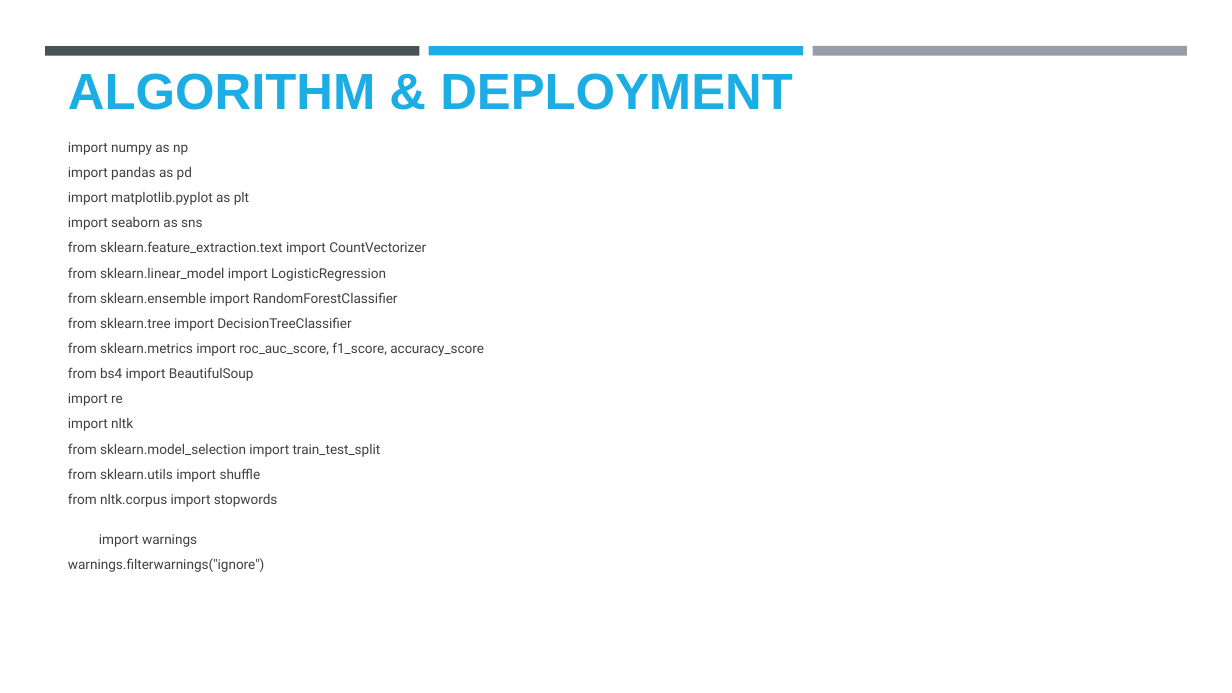
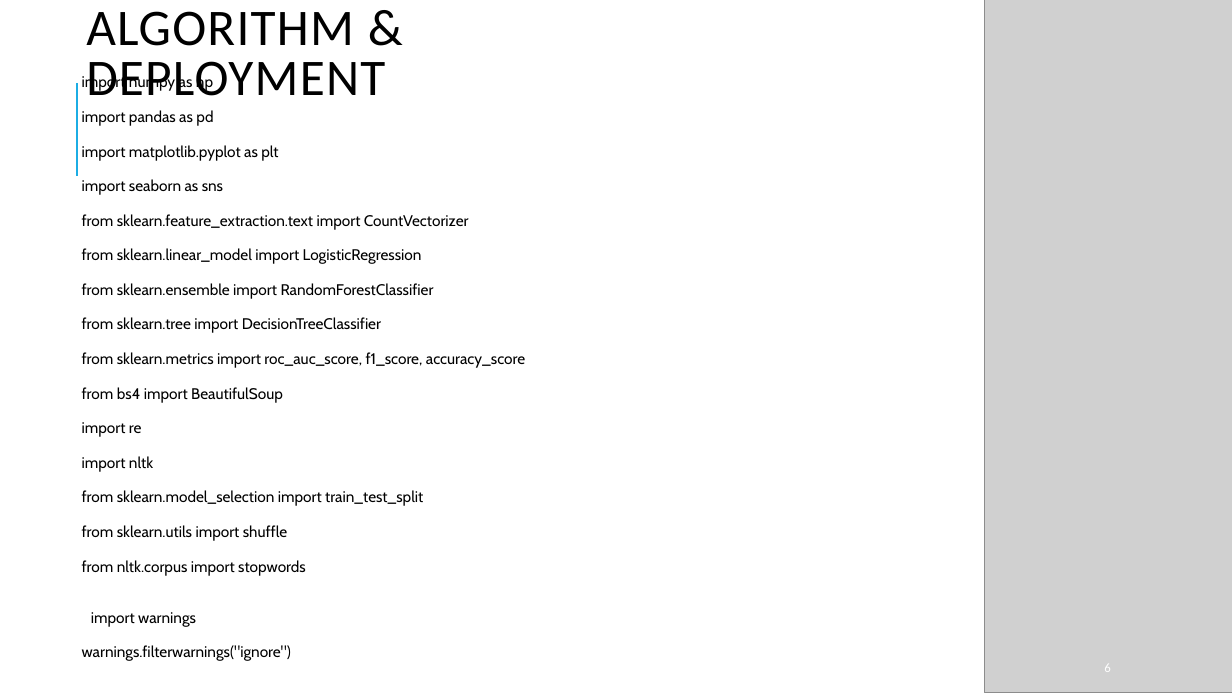
Before and after one commit to kalairehoboth/My-project, a slide deck: slide 6 of Capstone project.pptx. Drawn at 1232x693 pixels with LibreOffice and Linux fonts; fonts in the diff are those of the drawing; grey boxes stand for pictures; background and template pictures are left out. Boxes give left, top, right and bottom in pixels: in the first picture for what was removed or moved away, otherwise in the second. Text is boxed around its words. In the diff, an @@ line names an element or a change of style, - is before the commit and + after.

```diff
--- a/Capstone project.pptx
+++ b/Capstone project.pptx
@@ rectangle added at box(0, 0, 763, 693), fill #FFFFFF at 90% opacity @@
@@ title "ALGORITHM & DEPLOYMENT": place and size @@
-title "ALGORITHM & DEPLOYMENT" at box(68, 73, 793, 110)
+title "ALGORITHM & DEPLOYMENT" at box(86, 11, 385, 96)
@@ title "ALGORITHM & DEPLOYMENT" at box(86, 11, 385, 96): size 39.6 to 40 pt, font Arial to Calibri, text colour #1CADE4 to #000000, letter spacing 0 to 1 pt, bold off; line spacing 1 to 0.8; vertical alignment bottom to middle @@
@@ picture added at box(985, 0, 1232, 693) @@
@@ rectangle removed at box(45, 46, 420, 55) @@
@@ rectangle removed at box(429, 46, 803, 55) @@
@@ rectangle removed at box(812, 46, 1187, 56) @@
@@ text "import numpy as np": place and size @@
-text "import numpy as np" at box(68, 142, 484, 572)
+text "import numpy as np" at box(82, 74, 525, 661)
@@ text "import numpy as np" at box(82, 74, 525, 661): size 10.6 to 12 pt, font Roboto to Cabin, text colour #404040 to #000000; indent changed; more space between paragraphs; vertical alignment middle to top @@
@@ line added from (77, 176) to (77, 83), #1CADE4 1.5 pt @@
@@ page number added at box(1104, 666, 1110, 671), 10 pt, text #FFFFFF @@
+6
```
Also in this commit, not shown: 10 other slides changed, 2 slides added, 2 slides removed.
